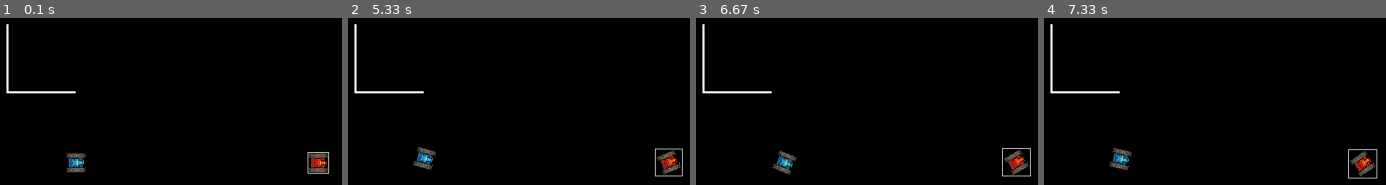
Above: before the commit, frames 1-4 (left to right).
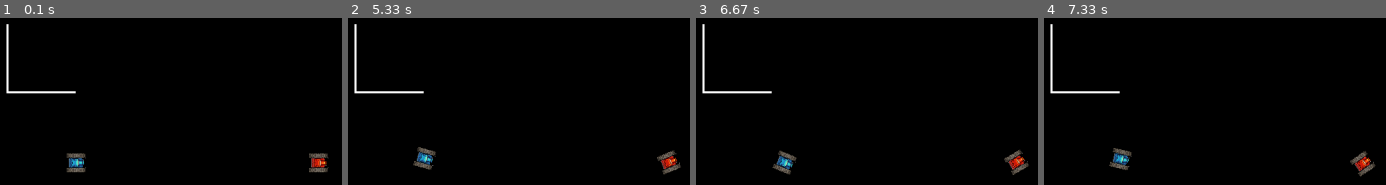
Above: after the commit, the same moments.

Repository: SkullinTheJar/ExamProgram
Game: pygame game, started from main.py
The game is run twice, just before and just after one commit, with the same random seed, the same clock (stepped at 60 frames per second) and the same inputs.
Inputs:
- Up to frame 1 (0.1 s): no input
- Up to frame 2 (5.33 s): hold Right 0.33-0.8 s; hold Up 0.83-1.13 s; tap F at 0.9, 1.23, 1.53, 1.73, 2.03, 2.3, 2.63, 2.93, 3.07, 3.47, 3.77, 4.13, 4.53, 4.83, 5.03 s; tap T at 0.98, 2.38, 3.55, 5.12 s; hold Right 1.17-1.63 s; tap G at 1.32, 2.72, 4.22 s; hold Left 1.67-2.2 s; hold Down 2.23-2.53 s; hold Left 2.57-2.97 s; hold Up 3-3.37 s; hold Right 3.4-4.03 s; hold Down 4.07-4.43 s; hold Left 4.47-4.93 s; hold Right from 4.97 s (still down)
- Up to frame 3 (6.67 s): tap F at 5.33, 5.53, 5.87, 6.17, 6.37 s; release Right at 5.43 s; hold Up 5.47-5.77 s; tap G at 5.62 s; hold Right 5.8-6.27 s; hold Left from 6.3 s (still down); tap T at 6.45 s
- Up to frame 4 (7.33 s): tap F at 6.67, 6.93, 7.27 s; release Left at 6.83 s; hold Down 6.87-7.17 s; tap G at 7.02 s; hold Left from 7.2 s (still down)

The runs differ from the first frame. In frame 1, 0.2% of the frame differs, in the area x 89-97%, y 80-94%; in frame 2, 0.3%; in frame 3, 0.2%; in frame 4, 0.3%, in the area x 88-98%, y 78-97%.

Commit message:
Co-authored-by: AslakDHTX <AslakAttack@gmail.com>

Diff:
--- /dev/null
+++ b/Test_of_collision.py
@@ -0,0 +1,50 @@
+import pygame as pg
+
+
+bg_surface = pg.Surface((640, 480), pg.SRCALPHA)
+pg.draw.lines(
+    bg_surface, (30, 90, 200), True,
+    ((60, 130), (300, 50), (600, 200), (400, 400), (150, 300)),
+    12)
+triangle_surface = pg.Surface((60, 60), pg.SRCALPHA)
+pg.draw.polygon(triangle_surface, (160, 250, 0), ((30, 0), (60, 60), (0, 60)))
+
+
+def main():
+    screen = pg.display.set_mode((640, 480))
+    clock = pg.time.Clock()
+
+    bg_mask = pg.mask.from_surface(bg_surface)
+    triangle_mask = pg.mask.from_surface(triangle_surface)
+
+    bg_rect = bg_surface.get_rect(center=(320, 240))
+    triangle_rect = triangle_surface.get_rect(center=(0, 0))
+
+    done = False
+
+    while not done:
+        for event in pg.event.get():
+            if event.type == pg.QUIT:
+                done = True
+            elif event.type == pg.MOUSEMOTION:
+                triangle_rect.center = event.pos
+
+        offset_x = triangle_rect.x - bg_rect.x
+        offset_y = triangle_rect.y - bg_rect.y
+
+        overlap = bg_mask.overlap(triangle_mask, (offset_x, offset_y))
+        if overlap:
+            print('The two masks overlap!', overlap)
+
+        screen.fill((30, 30, 30))
+        screen.blit(bg_surface, bg_rect)
+        screen.blit(triangle_surface, triangle_rect)
+
+        pg.display.flip()
+        clock.tick(30)
+
+
+if __name__ == '__main__':
+    pg.init()
+    main()
+    pg.quit()
--- a/main.py
+++ b/main.py
@@ -22,6 +22,13 @@
 
     coords = coords[0] + deltaCoords[0], coords[1] + deltaCoords[1]
     return coords
+
+def better_collide_mask(sprite1, sprite2):
+    if pygame.sprite.collide_mask(sprite1, sprite2) != None:
+        return True
+    else:
+        return False
+
 
 def Main():
     game = Game((1300, 600))
@@ -38,10 +45,13 @@
         self.turnSpeed = turnSpeed
         self.n = n
         self.originalImage = pygame.transform.scale(pygame.image.load(image).convert(), (30, 30))
+        self.originalImage.set_colorkey((0, 0, 0))
         self.image = self.originalImage
         self.rect = self.image.get_rect()
         self.rect.center = self.coords = coords
         self.angle = 0
+        self.mask = pygame.mask.from_surface(self.image)
+        print(str(self.mask.count()))
 
     def update(self, keys):
         self.prevCoords = self.coords
@@ -77,12 +87,16 @@
                 self.rotate()
 
         self.rect.center = self.coords
+        #print(str(self.image.get_at((0, 0))) + ' ' + str(self.image.get_at((15, 15))))
+
+
 
     def rotate(self):
         center = self.rect.center
         self.image = pygame.transform.rotate(self.originalImage, self.angle)
         self.rect = self.image.get_rect()
         self.rect.center = center
+        self.mask = pygame.mask.from_surface(self.image)
 
     def wallCollide(self):
         self.coords = self.prevCoords
@@ -117,8 +131,11 @@
         else:
             self.image = pygame.Surface((width, length))
         self.image.fill((255, 255, 255))
+        self.image.set_colorkey((0, 0, 0))
         self.rect = self.image.get_rect()
         self.rect.bottomleft = coords
+        self.mask = pygame.mask.from_surface(self.image)
+        print(str(self.mask.count()))
 
 
 class Game:
@@ -127,10 +144,8 @@
         self.laserLength = laserLength
         self.cooldown = cooldown
         self.screen = pygame.display.set_mode(size)
-        #Ander Ass
         self.player1 = Player(1, (650, 300), 1, 0.5, 'C:/Users/andre/OneDrive - AARHUS TECH/Programmering/ExamProgram/red tank.png')
         self.player2 = Player(2, (300, 300), 1, 0.5, 'C:/Users/andre/OneDrive - AARHUS TECH/Programmering/ExamProgram/blue tank.png')
-        #ur mom
         #self.player1 = Player(1, (650, 300), 0.5, 0.5, 'C:/Users/WaffleFlower/Desktop/Skole/Programmering/ExamProgram/red_tank_exp_v2.png')
         #self.player2 = Player(2, (300, 300), 0.5, 0.5, 'C:/Users/WaffleFlower/Desktop/Skole/Programmering/ExamProgram/blue_tank_exp.png')
         self.players = pygame.sprite.Group(self.player1, self.player2)
@@ -145,7 +160,7 @@
         self.walls.draw(self.screen)
         for group in self.laserGroups:
             group.draw(self.screen)
-        pygame.draw.lines(self.screen, (255, 255, 255), False, (self.player1.rect.bottomleft, (self.player1.rect.bottomright), (self.player1.rect.topright), (self.player1.rect.topleft), self.player1.rect.bottomleft))
+        #pygame.draw.lines(self.screen, (255, 255, 255), False, (self.player1.rect.bottomleft, (self.player1.rect.bottomright), (self.player1.rect.topright), (self.player1.rect.topleft), self.player1.rect.bottomleft))
 
 
     def update(self):
@@ -175,17 +190,13 @@
                 #self.rects.append(self.laserGroups[-1].sprites()[0].rect)
 
 
-        '''for player in pygame.sprite.groupcollide(self.players, self.walls, False, False):
-            if pygame.sprite.groupcollide(self.players, self.walls, False, False).__len__() > 0:
-                player.wallCollide()'''
-
-        '''for x in range(0, self.size[0]):
-            for player in self.players:
-                for wall in self.walls:
-                    if wall.orient:
-                        pass'''
-
-
+        collisions = pygame.sprite.groupcollide(self.players, self.walls, False, False)
+        for player in collisions:
+            if collisions[player].__len__() > 0:
+                collisions = pygame.sprite.groupcollide(self.players, self.walls, False, False, pygame.sprite.collide_mask)
+                for player in collisions:
+                    if collisions[player].__len__() > 0:
+                        player.wallCollide()
 
         #pygame.display.update(self.rects)
         pygame.display.flip()
